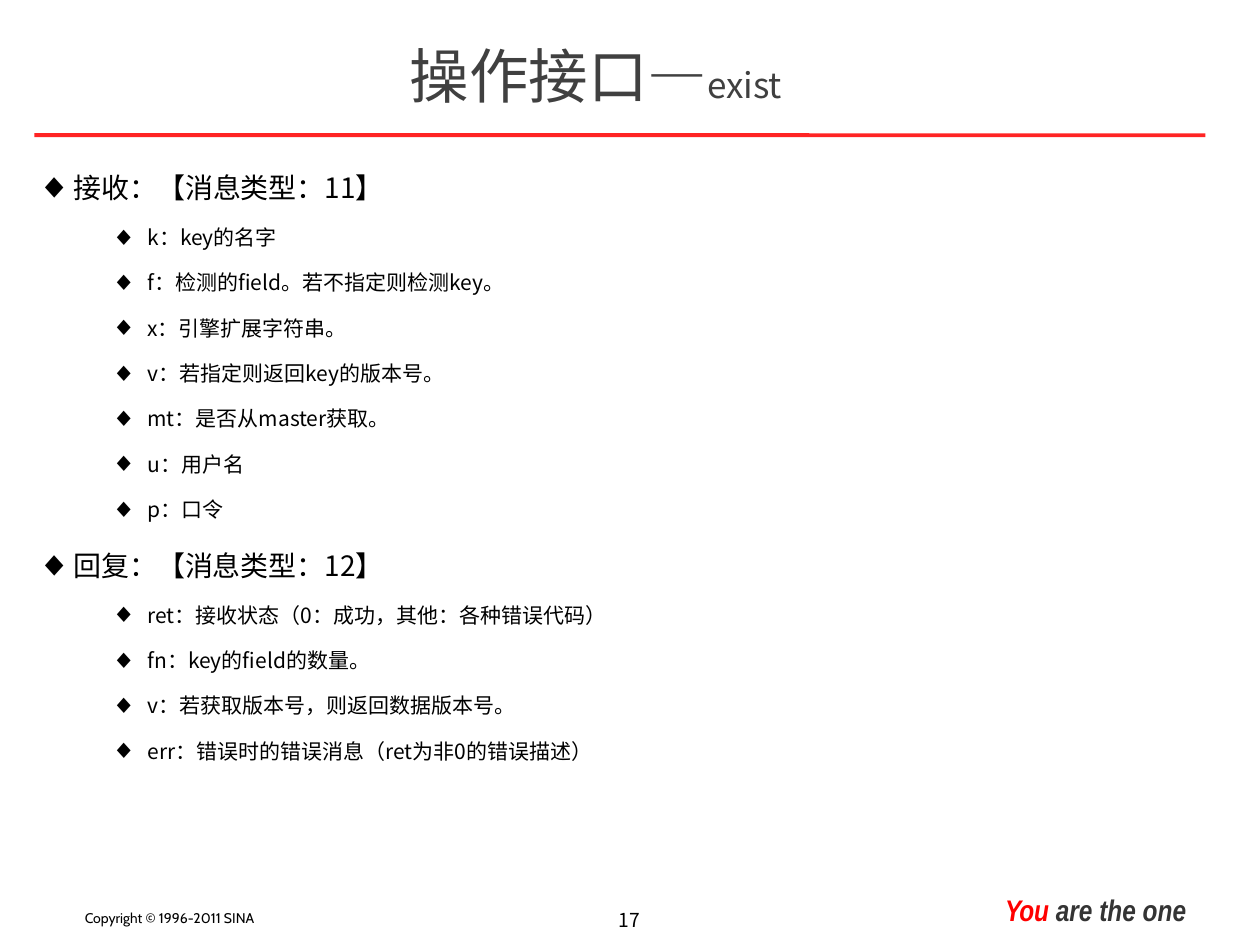
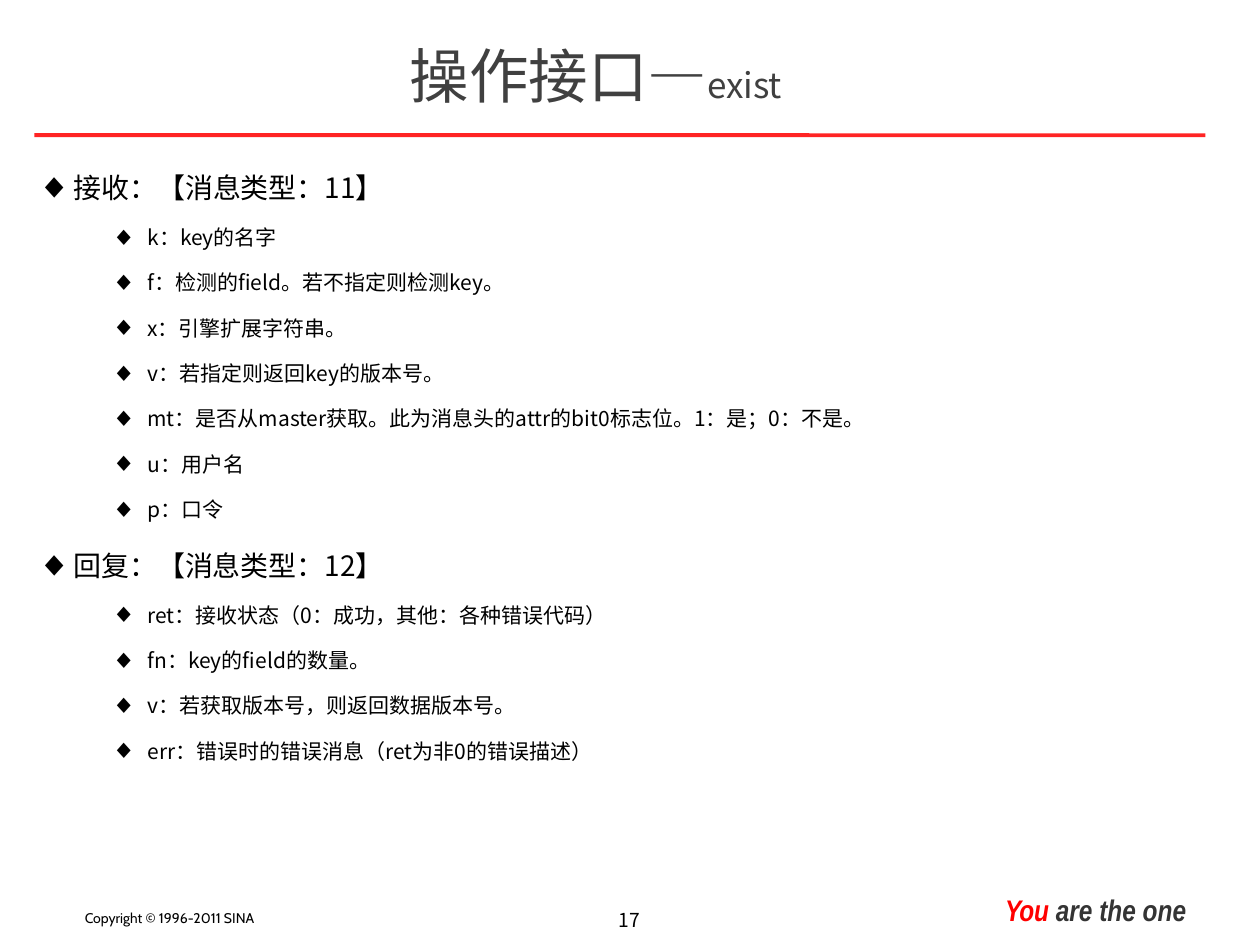
Before and after one commit to mbsky/cwx-kv, a slide deck: slide 17 of unistor/doc/unistor_introduce.ppt. Drawn at 1260x945 pixels with LibreOffice and Linux fonts; fonts in the diff are those of the drawing; background and template pictures are left out. Boxes give left, top, right and bottom in pixels: in the first picture for what was removed or moved away, otherwise in the second. Text is boxed around its words. In the diff, an @@ line names an element or a change of style, - is before the commit and + after.

```diff
--- a/unistor/doc/unistor_introduce.ppt
+++ b/unistor/doc/unistor_introduce.ppt
@@ text at [147, 408, 864, 429]: text changed @@
-      ◆ mt：是否从master获取。
+      ◆ mt：是否从master获取。此为消息头的attr的bit0标志位。1：是；0：不是。
```
Also in this commit, not shown: 8 other slides changed, 1 slide added, 2 other files.
